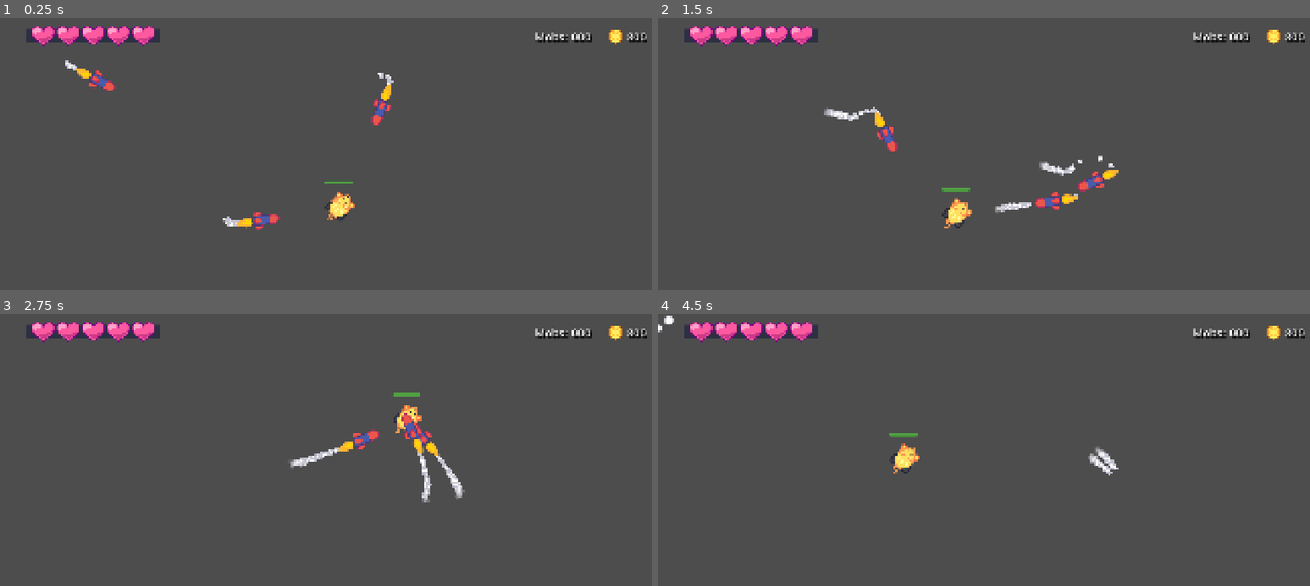
Above: before the commit, frames 1-4 (two rows, left to right).
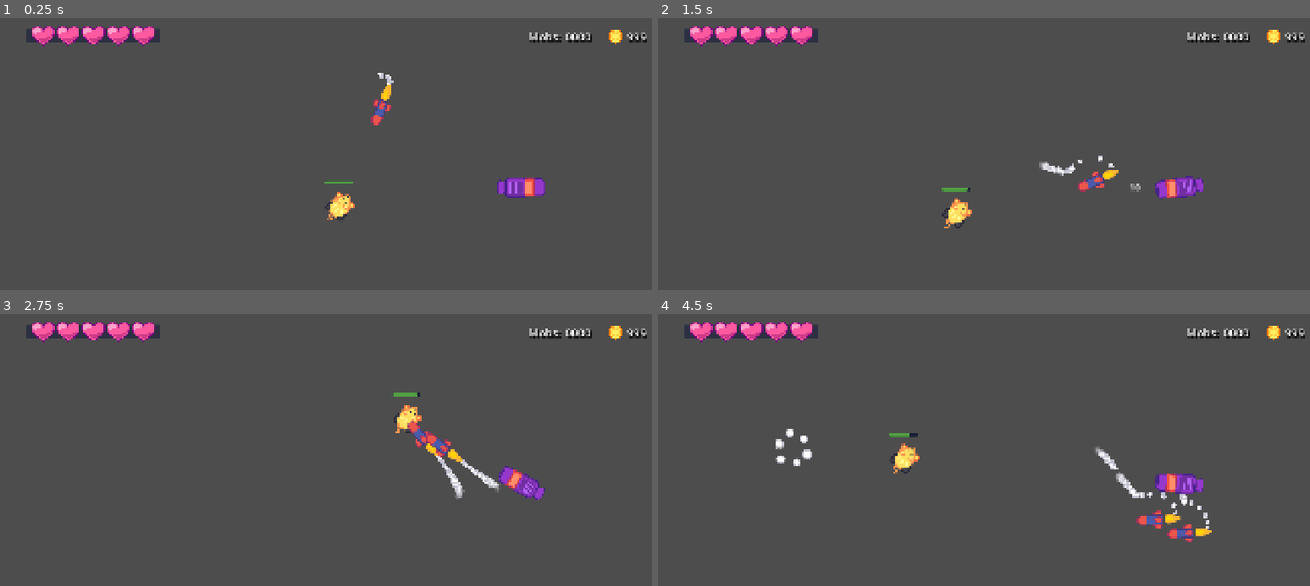
Above: after the commit, the same moments.

Repository: James-Christensen/tower-defense
Game: Godot game, scene res://Test.tscn
Same seed, same stepped clock (60 frames per second), same inputs: the game is played once before the commit and once after it. This scene is started directly instead of the project's main scene.
Inputs (mouse positions are in pixels of both pictures, inside the frame that each line leads up to):
- Up to frame 1 (0.25 s): no input
- Up to frame 2 (1.5 s): tap Enter at 0.5 s; move the mouse to (1147, 189) at 0.52 s; tap Z at 0.6 s; click (1147, 189) at 0.67 s; tap Space at 0.77 s; drag from (860, 227) to (1147, 189) at 1.27 s
- Up to frame 3 (2.75 s): move the mouse to (404, 420) at 2.02 s; tap Z at 2.1 s; click (404, 420) at 2.17 s
- Up to frame 4 (4.5 s): drag from (964, 580) to (1075, 433) at 2.77 s; move the mouse to (1199, 561) at 3.52 s; tap Z at 3.6 s; click (1199, 561) at 3.67 s; tap Space at 3.77 s; drag from (794, 447) to (1127, 488) at 4.27 s

The runs differ from the first frame. In frame 1, 1.3% of the frame differs, in the area x 10-100%, y 5-78%; in frame 2, 1.5%; in frame 3, 1.9%, in the area x 44-100%, y 5-70%; in frame 4, 1.9%.

Commit message:
Add Rocket Launcher turret and related assets
Introduces Rocket Launcher turret with new scene, script, upgrade resource, and integrates it into the upgrade system. Also adds supporting assets, updates projectile logic, and refactors turret_upgrade.gd to rocket_launcher.gd. Includes new mob scene and various Godot editor cache updates.

Diff:
--- a/Test.tscn
+++ b/Test.tscn
@@ -1,8 +1,9 @@
-[gd_scene load_steps=4 format=3 uid="uid://cki13wk4t16kq"]
+[gd_scene load_steps=5 format=3 uid="uid://cki13wk4t16kq"]
 
 [ext_resource type="Script" uid="uid://bfxqdt6rfqb48" path="res://test.gd" id="1_2au82"]
 [ext_resource type="PackedScene" uid="uid://cn1m4rswdouy6" path="res://turrets/weapons/projectiles/homing_rocket.tscn" id="2_2au82"]
 [ext_resource type="PackedScene" uid="uid://xq6avsjhn6fv" path="res://mobs/Mob.tscn" id="2_njov2"]
+[ext_resource type="PackedScene" uid="uid://70agrdiggdd5" path="res://turrets/weapons/RocketLauncher.tscn" id="4_8tn2x"]
 
 [node name="Test" type="Node2D"]
 script = ExtResource("1_2au82")
@@ -15,11 +16,8 @@
 position = Vector2(1096, 231)
 rotation = 1.8256516
 
-[node name="HomingRocket2" parent="." instance=ExtResource("2_2au82")]
-position = Vector2(718, 579)
-
-[node name="HomingRocket3" parent="." instance=ExtResource("2_2au82")]
-position = Vector2(259, 165)
-
 [node name="Camera2D" type="Camera2D" parent="."]
 position = Vector2(968, 542)
+
+[node name="RocketLauncher" parent="." instance=ExtResource("4_8tn2x")]
+position = Vector2(1486, 484)
--- a/autoload/player_ui.gd
+++ b/autoload/player_ui.gd
@@ -23,7 +23,7 @@
 
 @onready var game_over_menu: Panel = %GameOverMenu
 
-var coins:= 800: set = set_coins
+var coins:= 999: set = set_coins
 @onready var coin_icon: TextureRect = %CoinIcon
 @onready var coin_label: Label = %CoinLabel
 
@@ -31,7 +31,7 @@
 # Called when the node enters the scene tree for the first time.
 func _ready() -> void:
 	set_coins(coins)
-	mob_counter.text = "%03d" % remaining_mobs
+	mob_counter.text = "%04d" % remaining_mobs
 	game_over_menu.hide()
 	for heart in heart_container.get_children():
 		hearts.append(heart)
--- a/autoload/upgrade_database.gd
+++ b/autoload/upgrade_database.gd
@@ -4,6 +4,7 @@
 const DAMAGE = preload("uid://cqksx3ec3nd1r")
 const FIRE_RATE= preload("uid://bmy2qw633r5ly")
 const RANGE = preload("uid://c2t8ua0s0fmru")
+const ROCKET_LAUNCHER = preload("uid://sc5sxy7vmdc7")
 
 func get_upgrades_for_weapon(weapon: Weapon, turret_level: int) -> TurretUpgrade:
 	if weapon is SimpleCannon:
@@ -14,5 +15,5 @@
 		elif turret_level == 3:
 			return RANGE
 		elif turret_level == 4:
-			return All_STATS
+			return ROCKET_LAUNCHER
 	return null
--- /dev/null
+++ b/mobs/find_closest_mob.tscn
@@ -0,0 +1,56 @@
+[gd_scene load_steps=5 format=3 uid="uid://d35xxgbxqhmn7"]
+
+[ext_resource type="PackedScene" uid="uid://xq6avsjhn6fv" path="res://mobs/mob.tscn" id="1_e3028"]
+[ext_resource type="Texture2D" uid="uid://28rkffksa53r" path="res://turrets/turret_base.png" id="2_xavdb"]
+[ext_resource type="Script" uid="uid://y7hv1qn4dexx" path="res://turrets/turret.gd" id="3_fr0nu"]
+
+[sub_resource type="LabelSettings" id="LabelSettings_e3028"]
+font_size = 32
+outline_size = 8
+outline_color = Color(0, 0, 0, 1)
+
+[node name="FindClosestMob" type="Node2D"]
+
+[node name="Mob" parent="." instance=ExtResource("1_e3028")]
+position = Vector2(629, 396)
+
+[node name="Label" type="Label" parent="Mob"]
+offset_left = -19.0
+offset_top = 37.0
+offset_right = 21.0
+offset_bottom = 60.0
+text = "1"
+label_settings = SubResource("LabelSettings_e3028")
+horizontal_alignment = 1
+
+[node name="Mob2" parent="." instance=ExtResource("1_e3028")]
+position = Vector2(921, 402)
+
+[node name="Label2" type="Label" parent="Mob2"]
+offset_left = -18.0
+offset_top = 36.0
+offset_right = 22.0
+offset_bottom = 81.0
+text = "2"
+label_settings = SubResource("LabelSettings_e3028")
+horizontal_alignment = 1
+
+[node name="Mob3" parent="." instance=ExtResource("1_e3028")]
+position = Vector2(913, 610)
+
+[node name="Label3" type="Label" parent="Mob3"]
+offset_left = -20.0
+offset_top = 41.0
+offset_right = 20.0
+offset_bottom = 86.0
+text = "3"
+label_settings = SubResource("LabelSettings_e3028")
+horizontal_alignment = 1
+
+[node name="Turret" type="Sprite2D" parent="."]
+position = Vector2(815, 524)
+texture = ExtResource("2_xavdb")
+script = ExtResource("3_fr0nu")
+
+[node name="Camera2D" type="Camera2D" parent="Turret"]
+zoom = Vector2(1.5, 1.5)
--- a/test.gd
+++ b/test.gd
@@ -1,15 +1,14 @@
 extends Node2D
 @onready var mob: Mob = $Mob
 @onready var homing_rocket: Area2D = $HomingRocket
-@onready var homing_rocket_2: Area2D = $HomingRocket2
-@onready var homing_rocket_3: Area2D = $HomingRocket3
+
 
 
 # Called when the node enters the scene tree for the first time.
 func _ready() -> void:
 	homing_rocket.target = mob
-	homing_rocket_2.target = mob
-	homing_rocket_3.target = mob
 
-func _process(delta: float) -> void:
-	mob.global_position = get_global_mouse_position()
+
+func _process(_delta: float) -> void:
+	if mob:
+		mob.global_position = get_global_mouse_position()
--- a/turrets/upgrades/all_stat_upgrade.tres
+++ b/turrets/upgrades/all_stat_upgrade.tres
@@ -1,6 +1,6 @@
 [gd_resource type="Resource" script_class="TurretUpgrade" load_steps=2 format=3 uid="uid://ntv3w435y7cx"]
 
-[ext_resource type="Script" uid="uid://2ycpfok7dspb" path="res://turrets/upgrades/turret_upgrade.gd" id="1_ed2y0"]
+[ext_resource type="Script" uid="uid://2ycpfok7dspb" path="res://turrets/upgrades/rocket_launcher.gd" id="1_ed2y0"]
 
 [resource]
 script = ExtResource("1_ed2y0")
--- a/turrets/upgrades/damage_upgrade.tres
+++ b/turrets/upgrades/damage_upgrade.tres
@@ -1,6 +1,6 @@
 [gd_resource type="Resource" script_class="TurretUpgrade" load_steps=2 format=3 uid="uid://cqksx3ec3nd1r"]
 
-[ext_resource type="Script" uid="uid://2ycpfok7dspb" path="res://turrets/upgrades/turret_upgrade.gd" id="1_03lcv"]
+[ext_resource type="Script" uid="uid://2ycpfok7dspb" path="res://turrets/upgrades/rocket_launcher.gd" id="1_03lcv"]
 
 [resource]
 script = ExtResource("1_03lcv")
--- a/turrets/upgrades/fire_rate_upgrade.tres
+++ b/turrets/upgrades/fire_rate_upgrade.tres
@@ -1,6 +1,6 @@
 [gd_resource type="Resource" script_class="TurretUpgrade" load_steps=2 format=3 uid="uid://bmy2qw633r5ly"]
 
-[ext_resource type="Script" uid="uid://2ycpfok7dspb" path="res://turrets/upgrades/turret_upgrade.gd" id="1_tr2f0"]
+[ext_resource type="Script" uid="uid://2ycpfok7dspb" path="res://turrets/upgrades/rocket_launcher.gd" id="1_tr2f0"]
 
 [resource]
 script = ExtResource("1_tr2f0")
--- a/turrets/upgrades/range_upgrade.tres
+++ b/turrets/upgrades/range_upgrade.tres
@@ -1,6 +1,6 @@
 [gd_resource type="Resource" script_class="TurretUpgrade" load_steps=2 format=3 uid="uid://c2t8ua0s0fmru"]
 
-[ext_resource type="Script" uid="uid://2ycpfok7dspb" path="res://turrets/upgrades/turret_upgrade.gd" id="1_1ycrh"]
+[ext_resource type="Script" uid="uid://2ycpfok7dspb" path="res://turrets/upgrades/rocket_launcher.gd" id="1_1ycrh"]
 
 [resource]
 script = ExtResource("1_1ycrh")
--- /dev/null
+++ b/turrets/upgrades/rocket_launcher.tres
@@ -0,0 +1,13 @@
+[gd_resource type="Resource" script_class="TurretUpgrade" load_steps=3 format=3 uid="uid://sc5sxy7vmdc7"]
+
+[ext_resource type="Script" uid="uid://2ycpfok7dspb" path="res://turrets/upgrades/rocket_launcher.gd" id="1_baigy"]
+[ext_resource type="PackedScene" uid="uid://70agrdiggdd5" path="res://turrets/weapons/RocketLauncher.tscn" id="1_dxql3"]
+
+[resource]
+script = ExtResource("1_baigy")
+cost = 300
+mob_detection_radius_change = 800.0
+attack_rate_change = -0.7
+damage_change = 4.0
+replacement_weapon = ExtResource("1_dxql3")
+metadata/_custom_type_script = "uid://2ycpfok7dspb"
--- /dev/null
+++ b/turrets/weapons/RocketLauncher.tscn
@@ -0,0 +1,13 @@
+[gd_scene load_steps=3 format=3 uid="uid://70agrdiggdd5"]
+
+[ext_resource type="Texture2D" uid="uid://hwqaxrtlk8lo" path="res://turrets/weapons/rocket_launcher.png" id="1_uwaxw"]
+[ext_resource type="Script" uid="uid://ci7sb0qkj85am" path="res://turrets/weapons/rocket_launcher.gd" id="2_fi8iv"]
+
+[node name="RocketLauncher" type="Sprite2D"]
+z_index = 10
+texture = ExtResource("1_uwaxw")
+script = ExtResource("2_fi8iv")
+
+[node name="Marker2D" type="Marker2D" parent="."]
+unique_name_in_owner = true
+position = Vector2(67, 0)
--- a/turrets/weapons/projectiles/homing_rocket.gd
+++ b/turrets/weapons/projectiles/homing_rocket.gd
@@ -6,7 +6,7 @@
 @export var max_distance:= 1500.0
 @onready var traveled_distance:= 0.0
 @export  var speed:= 350
-@export var damage:= 50.0
+@export var damage:= 20.0
 
 
 @onready var smoke_trail_particles: GPUParticles2D = $SmokeTrailParticles
@@ -20,10 +20,6 @@
 	monitorable = false
 	z_as_relative = false
 
-	if target:
-		print("Target Acquired")
-	else:
-		print("Target not found")
 
 
 
@@ -44,13 +40,15 @@
 		traveled_distance > max_distance or
 		global_position.distance_to(_last_known_position) < 10.0
 	):
-		explode()
+		explode(_last_known_position )
 
-func explode():
-	var explosion: Node2D = preload("uid://ckr8ohb6e58qg").instantiate()
+func explode(pos: Vector2):
+
+	var explosion: Node2D = preload("res://turrets/weapons/explosion/Explosion.tscn").instantiate()
 	explosion.damage = damage
+
 	get_tree().current_scene.add_child.call_deferred(explosion)
-
+	explosion.position = pos
 	set_deferred("monitoring", false)
 	set_physics_process(false)
 	homing_missle.hide()
@@ -62,4 +60,4 @@
 
 
 func _on_area_entered(_area: Area2D) -> void:
-	explode()
+	explode(_last_known_position)
--- /dev/null
+++ b/turrets/weapons/rocket_launcher.gd
@@ -0,0 +1,22 @@
+class_name RocketLauncher extends Weapon
+
+@onready var _marker_2d: Marker2D = %Marker2D
+var _target: Mob = null
+
+func _physics_process(_delta: float) -> void:
+	if _target == null:
+		_target = _find_closest_target()
+
+	if _target != null:
+		look_at(_target.global_position)
+
+func attack() -> void:
+	if _target == null:
+		return
+
+	var rocket: Area2D = preload("projectiles/homing_rocket.tscn").instantiate()
+	get_tree().current_scene.add_child(rocket)
+	rocket.global_transform = _marker_2d.global_transform
+
+	rocket.target = _target
+	rocket.damage = stats.damage
--- a/turrets/weapons/simple_cannon.gd
+++ b/turrets/weapons/simple_cannon.gd
@@ -1,11 +1,24 @@
 class_name SimpleCannon extends Weapon
 @onready var rocket_spawn_point: Marker2D = $RocketSpawnPoint
+
+var _target: Mob = null
 
 func _physics_process(_delta: float) -> void:
 	var mobs_in_range := _area_2d.get_overlapping_areas()
 	if not mobs_in_range.is_empty():
 		var target: Area2D = mobs_in_range.front()
 		look_at(target.global_position)
+	if _target == null:
+		_target = _find_closest_target()
+
+	if _target != null:
+		look_at(_target.global_position)
+
+#func _physics_process(_delta: float) -> void:
+	#var mobs_in_range := _area_2d.get_overlapping_areas()
+	#if not mobs_in_range.is_empty():
+		#var target: Area2D = mobs_in_range.front()
+		#look_at(target.global_position)
 
 func attack() -> void:
 	var mobs_in_range:= _area_2d.get_overlapping_areas()
--- a/turrets/weapons/weapon.gd
+++ b/turrets/weapons/weapon.gd
@@ -50,3 +50,16 @@
 func update_from_stats() -> void:
 	timer.wait_time = 1.0 / stats.attack_rate
 	_collision_shape_2d.shape.radius = stats.mob_detection_radius
+
+func _find_closest_target() -> Mob:
+	var targets := _area_2d.get_overlapping_areas()
+
+	var closest_target: Mob = null
+	var smallest_distance := INF
+	for target: Area2D in targets:
+		var distance_to_target := global_position.distance_to(target.global_position)
+		if distance_to_target < smallest_distance:
+			smallest_distance = distance_to_target
+			closest_target = target as Mob
+
+	return closest_target
Renamed: turrets/upgrades/turret_upgrade.gd -> turrets/upgrades/rocket_launcher.gd
Renamed: turrets/upgrades/turret_upgrade.gd.uid -> turrets/upgrades/rocket_launcher.gd.uid
Not shown, added: turrets/weapons/rocket_launcher.gd.uid
Not shown, added: mobs/.DS_Store
